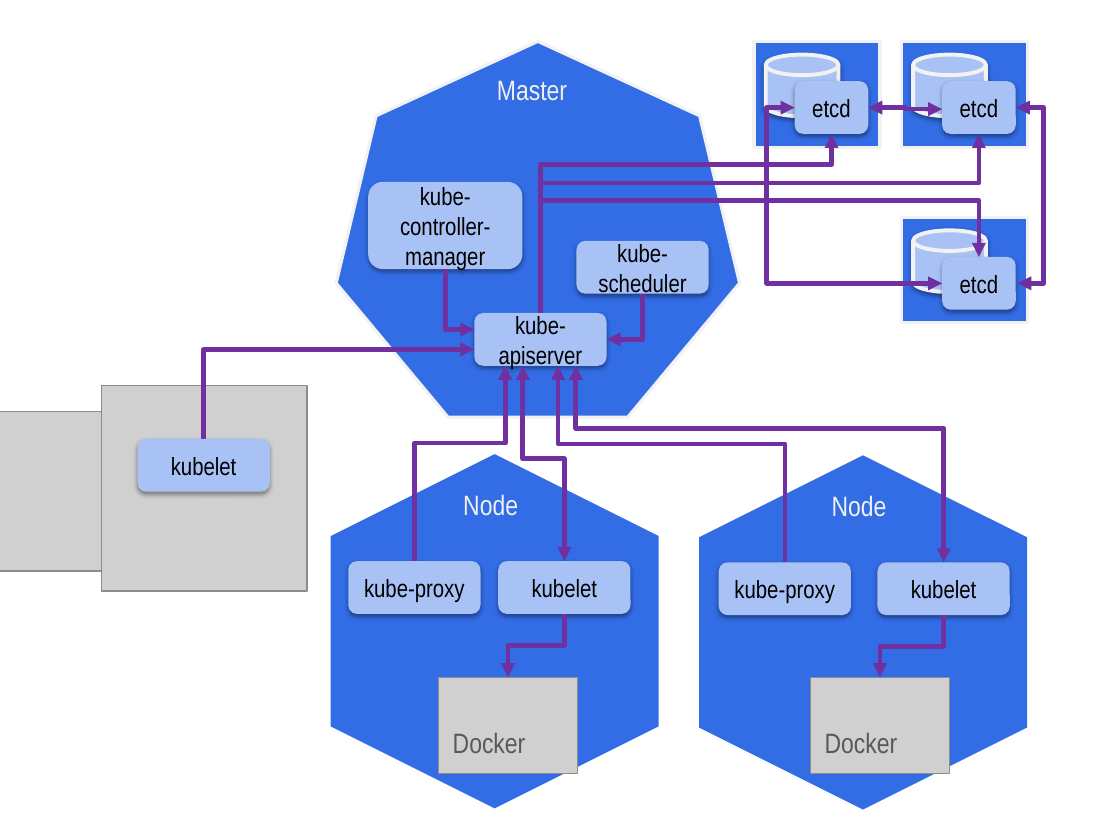
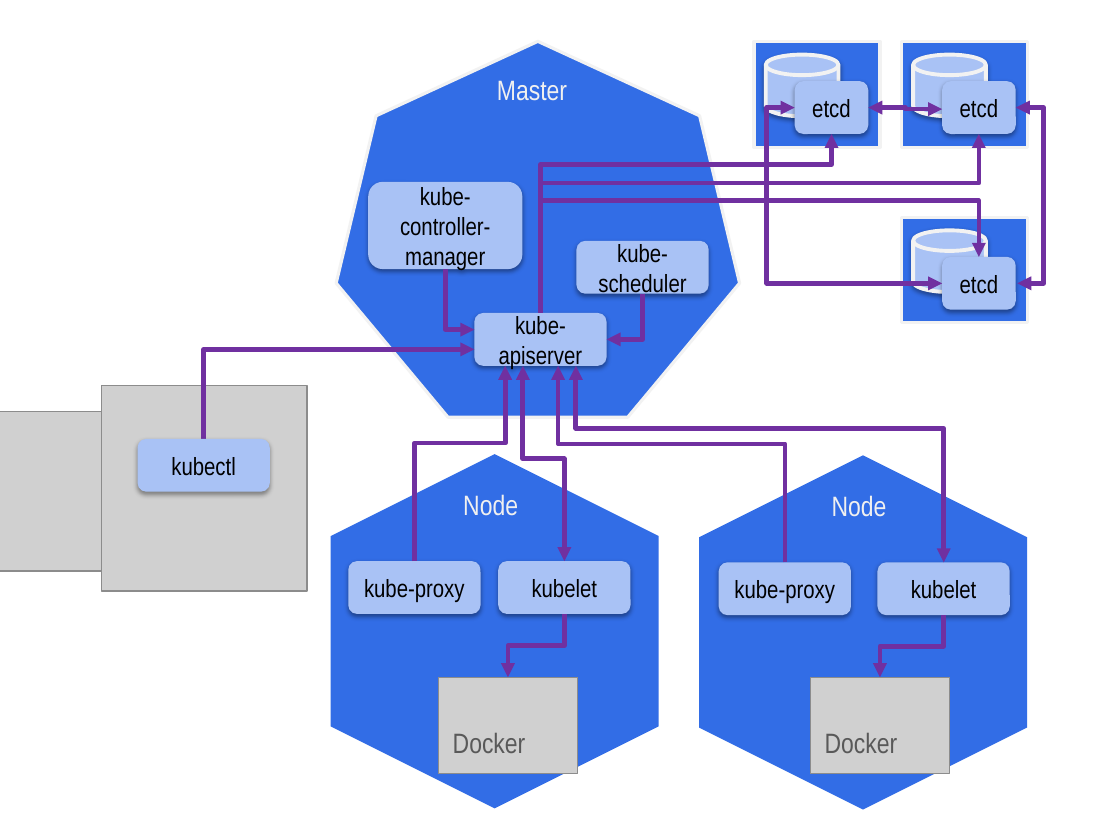
Before and after one commit to kaitoy/hello-k8s, a slide deck: slide 5 of images/hello-k8s.pptx. Drawn at 1120x840 pixels with LibreOffice and Linux fonts; fonts in the diff are those of the drawing; grey boxes stand for pictures. Boxes give left, top, right and bottom in pixels: in the first picture for what was removed or moved away, otherwise in the second. Text is boxed around its words. In the diff, an @@ line names an element or a change of style, - is before the commit and + after.

```diff
--- a/images/hello-k8s.pptx
+++ b/images/hello-k8s.pptx
@@ text in rounded rectangle at bbox=[171, 457, 235, 476]: text changed @@
-kubelet
+kubectl
```
Also in this commit, not shown: 1 other file.
